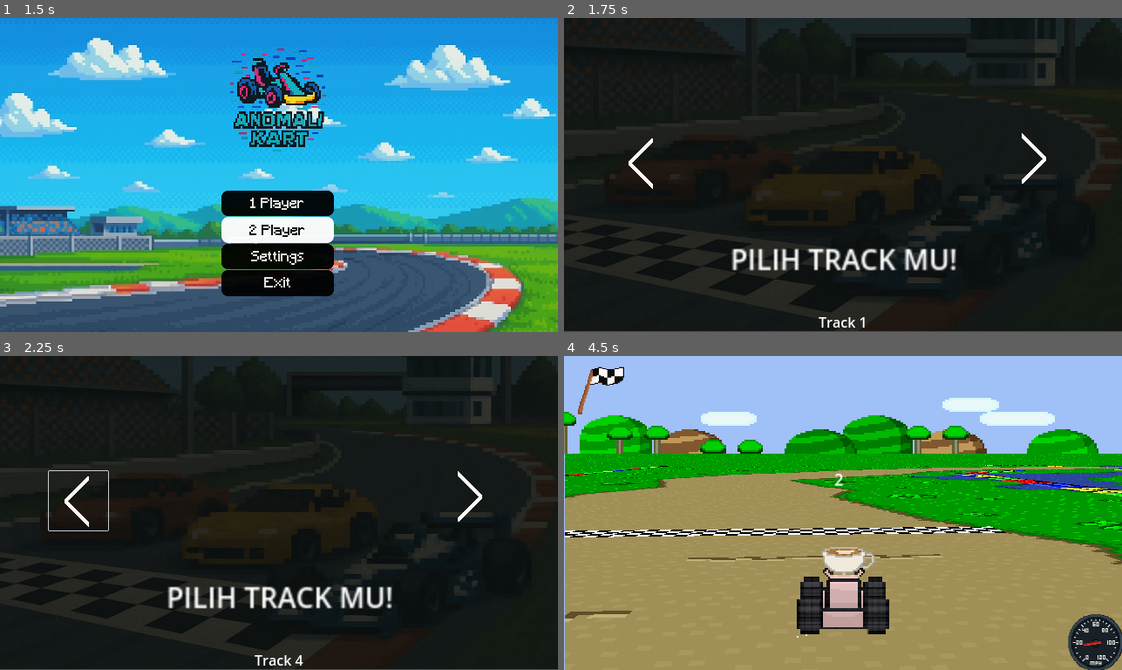
Above: before the commit, frames 1-4 (two rows, left to right).
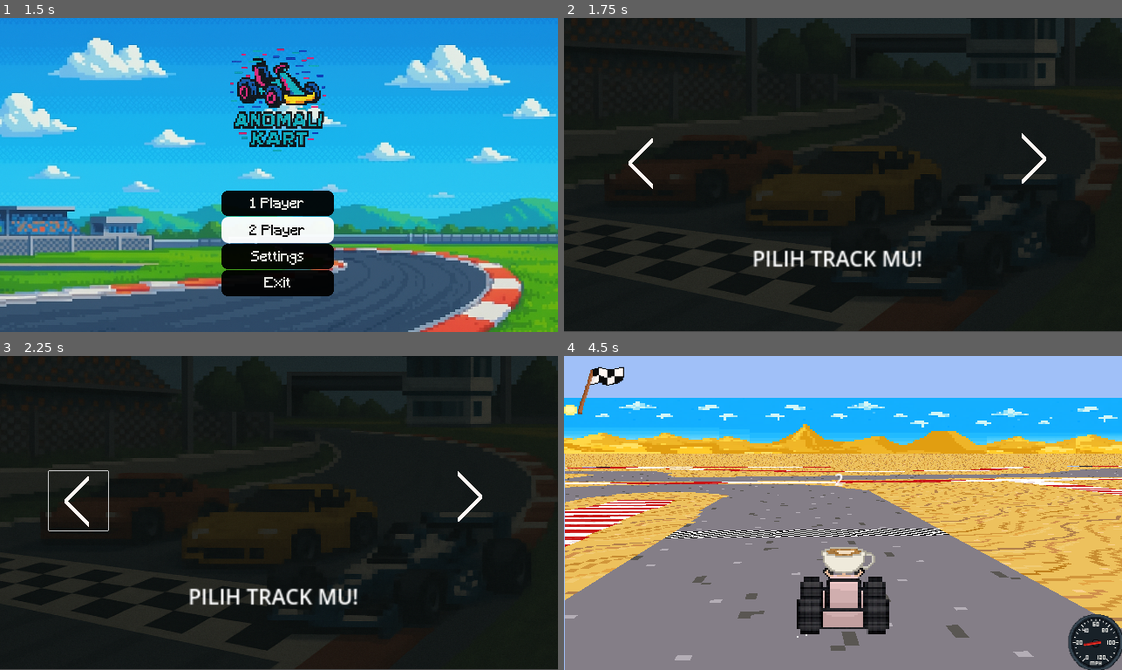
Above: after the commit, the same moments.

Repository: zixzgg32/anomali-kart
Game: Godot game, scene res://Scenes/splashScreen.tscn
The game is run twice, just before and just after one commit, with the same random seed, the same clock (stepped at 60 frames per second) and the same inputs.
Inputs (mouse positions are in pixels of both pictures, inside the frame that each line leads up to):
- Up to frame 1 (1.5 s): tap Enter (ui_accept) at 0.5 s; hold D (Right) 0.53-1.25 s; hold Enter (ui_accept) 0.53-1.25 s; click "2 Player" at 1.25 s
- Up to frame 2 (1.75 s): no input
- Up to frame 3 (2.25 s): click (78, 500) at 2 s
- Up to frame 4 (4.5 s): click (1032, 497) at 2.75 s; tap Enter (ui_accept) at 3.5, 3.6, 3.77, 4.07 s; hold S (Backward) 3.53-4.28 s; hold D (Right) from 4.28 s (still down); hold Enter (ui_accept) from 4.28 s (still down)

Frame 1 is identical in both runs. In frame 2, 2.1% of the frame differs, in the area x 30-71%, y 73-99%; in frame 3, 2.1%; in frame 4, 81%, in the area x 0-100%, y 13-100%.

Commit message:
Added collosion, BGM, and some changes

Diff:
--- a/Scenes/characterSelection.tscn
+++ b/Scenes/characterSelection.tscn
@@ -1,7 +1,8 @@
-[gd_scene load_steps=11 format=3 uid="uid://bl8g0v866geuu"]
+[gd_scene load_steps=12 format=3 uid="uid://bl8g0v866geuu"]
 
 [ext_resource type="Script" uid="uid://bbqoyq62o3gh4" path="res://Scenes/script/character_selection.gd" id="1_883pe"]
 [ext_resource type="Texture2D" uid="uid://cugcssjgx7mt5" path="res://Asset/TPG-Asset-20250518T115225Z-1-001/TPG-Asset/128-frontview-ballerina.png" id="2_e5257"]
+[ext_resource type="AudioStream" uid="uid://0f8wgwv15ci4" path="res://Asset/sound/music/music/mainmenu2.mp3" id="2_fat8i"]
 [ext_resource type="AudioStream" uid="uid://bbmehtt8domrf" path="res://Asset/sound/soundeffect/soundeffect/hit2.mp3" id="2_qs2qt"]
 [ext_resource type="AudioStream" uid="uid://btpedtspmhjn3" path="res://Asset/sound/soundeffect/soundeffect/click.mp3" id="3_230ae"]
 [ext_resource type="Texture2D" uid="uid://rbkobbdftd4e" path="res://Asset/TPG-Asset-20250518T115225Z-1-001/TPG-Asset/128-frontview-cappucinoassasino.png" id="3_m2yrg"]
@@ -22,10 +23,12 @@
 grow_vertical = 2
 script = ExtResource("1_883pe")
 character_names = Array[String]([" Balerina Capucina", "Cappucino Assasino", "Tralalero Tralala", "Tung Tung Tung Sahur"])
+bgm = ExtResource("2_fat8i")
 navigation_sound = ExtResource("2_qs2qt")
 selection_sound = ExtResource("3_230ae")
 
 [node name="Label" type="Label" parent="."]
+top_level = true
 layout_mode = 1
 anchors_preset = 7
 anchor_left = 0.5
@@ -33,8 +36,9 @@
 anchor_right = 0.5
 anchor_bottom = 1.0
 offset_left = -20.0
-offset_top = -23.0
+offset_top = -125.0
 offset_right = 20.0
+offset_bottom = -102.0
 grow_horizontal = 2
 grow_vertical = 0
 
@@ -77,11 +81,11 @@
 
 [node name="Label2" type="Label" parent="."]
 layout_mode = 0
-offset_left = 166.0
-offset_top = 270.0
-offset_right = 321.0
-offset_bottom = 293.0
-scale = Vector2(2, 2)
+offset_left = 203.0
+offset_top = 258.0
+offset_right = 358.0
+offset_bottom = 281.0
+scale = Vector2(1.5, 1.5)
 text = "PILIH ANOMALI MU!"
 
 [node name="LeftButton" type="Button" parent="."]
--- a/Scenes/main.tscn
+++ b/Scenes/main.tscn
@@ -1,21 +1,22 @@
-[gd_scene load_steps=32 format=3 uid="uid://d2glnv32t8md1"]
+[gd_scene load_steps=34 format=3 uid="uid://d2glnv32t8md1"]
 
 [ext_resource type="Texture2D" uid="uid://ckhx0sjrn2xu2" path="res://Temp/Background Color.png" id="1_5044a"]
 [ext_resource type="Script" uid="uid://bxthke0wbpwjq" path="res://Scripts/General/Game.gd" id="1_emb0w"]
 [ext_resource type="Script" uid="uid://dxo1wux5bj8wx" path="res://Scripts/On Screen Elements/BackgroundEffects.gd" id="2_330he"]
-[ext_resource type="Texture2D" uid="uid://cefyc1o8c12cw" path="res://Textures/Tracks/Donut Plains 1 - Sky Line.png" id="3_ht13n"]
 [ext_resource type="Shader" uid="uid://dcbeqwnm716yv" path="res://Scripts/Shaders/ModeSeven.gdshader" id="3_okd74"]
-[ext_resource type="Texture2D" uid="uid://do4l3t6fepcy8" path="res://Textures/Tracks/Donut Plains 1.png" id="3_q5wi2"]
 [ext_resource type="Texture2D" uid="uid://b2p41drytlkxt" path="res://Textures/Tracks/Donut Plains 1 - Tree Line.png" id="3_vt36i"]
-[ext_resource type="Texture2D" uid="uid://cnp7d7djiq0dd" path="res://Textures/Tracks/Grass_Tile.png" id="4_7c8ey"]
 [ext_resource type="Script" uid="uid://b1bl5wnf8vttq" path="res://Scripts/World Elements/Pseudo3D.gd" id="4_s71t4"]
+[ext_resource type="Texture2D" uid="uid://8q1ttsmdd8vr" path="res://Asset/TPG-Asset-20250518T115225Z-1-001/TPG-Asset/background_stage1.png" id="4_u50mg"]
 [ext_resource type="Texture2D" uid="uid://60luu68tdgkn" path="res://Asset/TPG-Asset-20250518T115225Z-1-001/TPG-Asset/Flag (2).png" id="6_gt3je"]
 [ext_resource type="Script" uid="uid://csptjyivkvl3h" path="res://Scripts/General/Collision.gd" id="6_q57ja"]
-[ext_resource type="Texture2D" uid="uid://b56nphrtp74n6" path="res://Textures/Tracks/Donut Plains 1 - Road Type Map.png" id="7_aoipd"]
+[ext_resource type="Texture2D" uid="uid://co5k8mojq65co" path="res://Textures/Texture/Sand.png" id="7_3pmx8"]
 [ext_resource type="Script" uid="uid://dqs3p6n34ligd" path="res://Scripts/On Screen Elements/SpriteHandler.gd" id="7_wmybs"]
 [ext_resource type="Script" uid="uid://b30wiesbyfgrw" path="res://Scripts/World Elements/Racers/Player.gd" id="8_lejxo"]
+[ext_resource type="Texture2D" uid="uid://do4l3t6fepcy8" path="res://Textures/Tracks/Donut Plains 1.png" id="8_u50mg"]
+[ext_resource type="Texture2D" uid="uid://cokjif6nlg3a4" path="res://Asset/New folder/Racetrack1.png" id="10_1w6v2"]
 [ext_resource type="Script" uid="uid://4fv2yvhwf6rr" path="res://Scripts/World Elements/Hazard.gd" id="11_gfs62"]
 [ext_resource type="Texture2D" uid="uid://dwtfoow25238t" path="res://Textures/Racers/Particles/Road_Type_Effects_Sheet.png" id="11_w61pk"]
+[ext_resource type="Texture2D" uid="uid://bvl8fpjh30tjh" path="res://Textures/Tracks/Racetrack1Collision.png" id="12_cbgmd"]
 [ext_resource type="Script" uid="uid://bfboerckacjb" path="res://Scripts/General/AnimationHandler.gd" id="13_6hxns"]
 [ext_resource type="Texture2D" uid="uid://bmlrf65rovmvq" path="res://Asset/Sprites/tung tung tung sahur.png" id="14_b3802"]
 [ext_resource type="Texture2D" uid="uid://d1nvgl514d4vw" path="res://Textures/Hazards/Orange_Pipes.png" id="16_t3snl"]
@@ -23,11 +24,12 @@
 [ext_resource type="Texture2D" uid="uid://iyynhsmk05y8" path="res://Asset/TPG-Asset-20250518T115225Z-1-001/TPG-Asset/speedometer.png" id="19_pdsj5"]
 [ext_resource type="Texture2D" uid="uid://cj4hxj67kvo03" path="res://Asset/TPG-Asset-20250518T115225Z-1-001/TPG-Asset/needle-rotate.png" id="20_ee4r6"]
 [ext_resource type="Script" uid="uid://bly6xon2vy22n" path="res://Scripts/General/needle_rotate.gd" id="21_gt3je"]
+[ext_resource type="AudioStream" uid="uid://c2djqrutm24bd" path="res://Asset/sound/music/music/racing3.mp3" id="24_3pmx8"]
 
 [sub_resource type="ShaderMaterial" id="ShaderMaterial_lhngl"]
 shader = ExtResource("3_okd74")
-shader_parameter/trackTexture = ExtResource("3_q5wi2")
-shader_parameter/grassTexture = ExtResource("4_7c8ey")
+shader_parameter/trackTexture = ExtResource("10_1w6v2")
+shader_parameter/grassTexture = ExtResource("7_3pmx8")
 shader_parameter/mapMatrix = Basis(1, 0, 0, 0, 1, 0, 0, 0, 1)
 
 [sub_resource type="Animation" id="Animation_65qb5"]
@@ -828,7 +830,7 @@
 &"Sink_Splash_Anim": SubResource("Animation_37x3c")
 }
 
-[node name="Main" type="Node2D" node_paths=PackedStringArray("_map", "_collision", "_player", "_spriteHandler", "_animationHandler", "_backgroundElements")]
+[node name="Main" type="Node2D" node_paths=PackedStringArray("_map", "_collision", "_player", "_spriteHandler", "_animationHandler", "_backgroundElements", "bgm_player")]
 script = ExtResource("1_emb0w")
 _map = NodePath("Map")
 _collision = NodePath("Map/Collision Handler")
@@ -836,6 +838,7 @@
 _spriteHandler = NodePath("Sprite Handler")
 _animationHandler = NodePath("Sprite Handler/Animation Handler")
 _backgroundElements = NodePath("Background Elements")
+bgm_player = NodePath("AudioStreamPlayer")
 
 [node name="Background Elements" type="Node2D" parent="." node_paths=PackedStringArray("_skyLine", "_treeLine")]
 script = ExtResource("2_330he")
@@ -853,12 +856,13 @@
 texture_repeat = 2
 position = Vector2(0, 48)
 scale = Vector2(2.67083, 2)
-texture = ExtResource("3_ht13n")
+texture = ExtResource("4_u50mg")
 centered = false
 region_enabled = true
 region_rect = Rect2(0, 0, 240, 32)
 
 [node name="Tree Line" type="Sprite2D" parent="Background Elements"]
+visible = false
 texture_filter = 1
 texture_repeat = 2
 position = Vector2(0, 48)
@@ -886,7 +890,7 @@
 
 [node name="Collision Handler" type="Node" parent="Map"]
 script = ExtResource("6_q57ja")
-_collisionMap = ExtResource("7_aoipd")
+_collisionMap = ExtResource("12_cbgmd")
 _wallColor = Color(0.4, 0.4, 0.4, 1)
 _roadTypeColors = Array[Color]([Color(0, 0, 0, 1), Color(1, 1, 1, 1), Color(0.8, 0.8, 0.8, 1), Color(0.603922, 0.603922, 0.603922, 1), Color(0.4, 0.4, 0.4, 1), Color(0.2, 0.2, 0.2, 1)])
 
@@ -901,6 +905,7 @@
 _movementDeaccel = 160.0
 _collisionHandler = NodePath("../../../Map/Collision Handler")
 _spriteGFX = NodePath("GFX")
+_mapPosition = Vector3(379, 0, 490)
 
 [node name="GFX" type="Sprite2D" parent="Sprite Handler/Racers/Player"]
 z_as_relative = false
@@ -1184,3 +1189,7 @@
 position = Vector2(40, 45)
 scale = Vector2(0.4, 0.4)
 texture = ExtResource("6_gt3je")
+
+[node name="AudioStreamPlayer" type="AudioStreamPlayer" parent="."]
+stream = ExtResource("24_3pmx8")
+autoplay = true
--- a/Scenes/mainMenu.tscn
+++ b/Scenes/mainMenu.tscn
@@ -1,9 +1,10 @@
-[gd_scene load_steps=6 format=3 uid="uid://bnkkx3amswyr3"]
+[gd_scene load_steps=7 format=3 uid="uid://bnkkx3amswyr3"]
 
 [ext_resource type="Script" uid="uid://cludtng8uxfa7" path="res://Scenes/script/main_menu.gd" id="1_401c2"]
 [ext_resource type="Texture2D" uid="uid://hrd5w4rb7h7o" path="res://Asset/background/background menu.png" id="1_dva2s"]
 [ext_resource type="AudioStream" uid="uid://btpedtspmhjn3" path="res://Asset/sound/soundeffect/soundeffect/click.mp3" id="2_3uny1"]
 [ext_resource type="Texture2D" uid="uid://dpvk03m77sln1" path="res://Asset/Logo/anomalikart pixel.png" id="3_nup18"]
+[ext_resource type="AudioStream" uid="uid://dq6ppm1gsi8cn" path="res://Asset/sound/music/music/mainmenu1.wav" id="3_v10og"]
 [ext_resource type="Theme" uid="uid://dt4yxd8p8sbj8" path="res://Asset/Theme/button.tres" id="4_nup18"]
 
 [node name="Control" type="Control"]
@@ -16,6 +17,7 @@
 grow_vertical = 2
 script = ExtResource("1_401c2")
 click_sound = ExtResource("2_3uny1")
+bgm = ExtResource("3_v10og")
 
 [node name="background" type="Sprite2D" parent="."]
 position = Vector2(321, 212)
--- a/Scenes/script/character_selection.gd
+++ b/Scenes/script/character_selection.gd
@@ -7,12 +7,14 @@
 	"Character3",
 	"Character4"
 ]
+@export var bgm: AudioStream
 @export var navigation_sound: AudioStream
 @export var selection_sound: AudioStream
-# Nama tombol sebagai string
+@export var bgm_volume: float = -10.0
 @export var left_button_name: String = "LeftButton"
 @export var right_button_name: String = "RightButton"
 
+var bgm_player: AudioStreamPlayer
 var current_index: int = 0
 var audio_player: AudioStreamPlayer
 var left_button: Button
@@ -23,11 +25,18 @@
 	audio_player = AudioStreamPlayer.new()
 	add_child(audio_player)
 
-	# Mencari tombol berdasarkan nama
+	bgm_player = AudioStreamPlayer.new()
+	add_child(bgm_player)
+	if bgm:
+		bgm_player.stream = bgm
+		bgm_player.volume_db = bgm_volume
+		bgm_player.play()
+
+
 	left_button = get_node_or_null(left_button_name) as Button
 	right_button = get_node_or_null(right_button_name) as Button
 
-	# Hubungkan sinyal jika tombol ditemukan
+
 	if left_button:
 		left_button.pressed.connect(_on_left_button_pressed)
 	else:
@@ -87,9 +96,17 @@
 
 func confirm_selection():
 	play_sound(selection_sound)
+	fade_out_bgm()
 	Globals.selected_character_index = current_index
 	get_tree().change_scene_to_file("res://Scenes/trackSelection.tscn")
 
 func go_back():
 	play_sound(navigation_sound)
 	get_tree().change_scene_to_file("res://Scenes/mainMenu.tscn")
+
+func fade_out_bgm(duration: float = 0.5):
+	var tween = create_tween()
+	tween.tween_property(bgm_player, "volume_db", -80.0, duration)
+	await tween.finished
+	bgm_player.stop()
+	bgm_player.volume_db = bgm_volume
--- a/Scenes/script/main_menu.gd
+++ b/Scenes/script/main_menu.gd
@@ -1,16 +1,29 @@
 extends Control
 
 @export var fade_duration: float = 1.0
-@export var click_sound: AudioStream # Biarkan ini kosong di inspector dan assign file suara Anda
+@export var click_sound: AudioStream
+@export var bgm: AudioStream
+@export var bgm_volume: float = -10.0
 
 var audio_player: AudioStreamPlayer
+var bgm_player: AudioStreamPlayer
 
 func _ready():
+	# Setup audio player untuk sound effects
 	audio_player = AudioStreamPlayer.new()
 	add_child(audio_player)
 
 	if click_sound:
 		audio_player.stream = click_sound
+
+	# Setup BGM player
+	bgm_player = AudioStreamPlayer.new()
+	add_child(bgm_player)
+
+	if bgm:
+		bgm_player.stream = bgm
+		bgm_player.volume_db = bgm_volume
+		bgm_player.play()
 
 	# Mulai dengan transparansi penuh
 	modulate = Color(1, 1, 1, 0)
@@ -30,30 +43,41 @@
 	var tween = create_tween()
 	tween.tween_property(self, "modulate:a", 1.0, fade_duration)
 
+func set_bgm_volume(volume: float):
+	if bgm_player:
+		bgm_player.volume_db = volume
+
+func stop_bgm():
+	if bgm_player:
+		bgm_player.stop()
+
+func play_bgm():
+	if bgm_player and bgm_player.stream and not bgm_player.playing:
+		bgm_player.play()
+
 func _on_single_player_pressed():
 	play_click_sound()
-	# Logika untuk tombol Single Player
 	print("Single Player button pressed")
-	await get_tree().create_timer(0.2).timeout # Tunggu sedikit agar suara terdengar
+	stop_bgm()
+	await get_tree().create_timer(0.2).timeout
 	get_tree().change_scene_to_file("res://Scenes/characterSelection.tscn")
 
 func _on_multiplayer_pressed():
 	play_click_sound()
-	# Logika untuk tombol Multiplayer
 	print("Multiplayer button pressed")
+	stop_bgm()
 	await get_tree().create_timer(0.2).timeout
 	get_tree().change_scene_to_file("res://Scenes/trackSelection.tscn")
 
 func _on_settings_pressed():
 	play_click_sound()
-	# Logika untuk tombol Settings
 	print("Settings button pressed")
 	await get_tree().create_timer(0.2).timeout
 	get_tree().change_scene_to_file("res://Scenes/settings.tscn")
 
 func _on_exit_pressed():
 	play_click_sound()
-	# Logika untuk tombol Exit
 	print("Exit button pressed")
+	stop_bgm()
 	await get_tree().create_timer(0.2).timeout
 	get_tree().quit()
--- a/Scenes/script/track_selection.gd
+++ b/Scenes/script/track_selection.gd
@@ -7,21 +7,30 @@
 	"Track3",
 	"Track4"
 ]
+@export var bgm: AudioStream
 @export var navigation_sound: AudioStream
 @export var selection_sound: AudioStream
 @export var left_button_name: String = "LeftButton"
 @export var right_button_name: String = "RightButton"
+@export var bgm_volume: float = -10.0
 
 var current_index: int = 0
 var audio_player: AudioStreamPlayer
 var left_button: Button
 var right_button: Button
 var back_button: Button
+var bgm_player: AudioStreamPlayer
 
 func _ready():
 	# Initialize audio player
 	audio_player = AudioStreamPlayer.new()
 	add_child(audio_player)
+	bgm_player = AudioStreamPlayer.new()
+	add_child(bgm_player)
+	if bgm:
+		bgm_player.stream = bgm
+		bgm_player.volume_db = bgm_volume
+		bgm_player.play()
 
 	# Setup buttons
 	setup_buttons()
@@ -30,6 +39,8 @@
 	initialize_tracks()
 
 	update_selection()
+
+
 
 func setup_buttons():
 	left_button = get_node_or_null(left_button_name) as Button
@@ -94,6 +105,7 @@
 
 func confirm_selection():
 	play_sound(selection_sound)
+	fade_out_bgm()
 	Globals.selected_track_index = current_index
 	print("Track selected: ", track_names[current_index])
 	get_tree().change_scene_to_file("res://Scenes/main.tscn")
@@ -101,3 +113,10 @@
 func go_back():
 	play_sound(navigation_sound)
 	get_tree().change_scene_to_file("res://Scenes/characterSelection.tscn")
+
+func fade_out_bgm(duration: float = 0.5):
+	var tween = create_tween()
+	tween.tween_property(bgm_player, "volume_db", -80.0, duration)
+	await tween.finished
+	bgm_player.stop()
+	bgm_player.volume_db = bgm_volume
--- a/Scenes/trackSelection.tscn
+++ b/Scenes/trackSelection.tscn
@@ -1,6 +1,7 @@
-[gd_scene load_steps=11 format=3 uid="uid://clnswsd714mem"]
+[gd_scene load_steps=12 format=3 uid="uid://clnswsd714mem"]
 
 [ext_resource type="Script" uid="uid://bpydggaj7j0s1" path="res://Scenes/script/track_selection.gd" id="1_n15fk"]
+[ext_resource type="AudioStream" uid="uid://0f8wgwv15ci4" path="res://Asset/sound/music/music/mainmenu2.mp3" id="2_0f3pg"]
 [ext_resource type="Texture2D" uid="uid://cokjif6nlg3a4" path="res://Asset/New folder/Racetrack1.png" id="2_15gxc"]
 [ext_resource type="AudioStream" uid="uid://bbmehtt8domrf" path="res://Asset/sound/soundeffect/soundeffect/hit2.mp3" id="2_aogdj"]
 [ext_resource type="AudioStream" uid="uid://btpedtspmhjn3" path="res://Asset/sound/soundeffect/soundeffect/click.mp3" id="3_0f3pg"]
@@ -20,6 +21,7 @@
 grow_horizontal = 2
 grow_vertical = 2
 script = ExtResource("1_n15fk")
+bgm = ExtResource("2_0f3pg")
 navigation_sound = ExtResource("2_aogdj")
 selection_sound = ExtResource("3_0f3pg")
 
@@ -31,8 +33,9 @@
 anchor_right = 0.5
 anchor_bottom = 1.0
 offset_left = -20.0
-offset_top = -23.0
+offset_top = -127.0
 offset_right = 20.0
+offset_bottom = -104.0
 grow_horizontal = 2
 grow_vertical = 0
 
@@ -77,21 +80,22 @@
 texture = ExtResource("5_aogdj")
 
 [node name="Sprite2D" type="Sprite2D" parent="."]
-show_behind_parent = true
 position = Vector2(322.45, 78)
 scale = Vector2(0.62998, 0.548047)
 texture = ExtResource("6_m0ugf")
 
 [node name="Label2" type="Label" parent="."]
-offset_left = 191.0
-offset_top = 253.0
-offset_right = 325.0
-offset_bottom = 276.0
-scale = Vector2(2, 2)
+layout_mode = 0
+offset_left = 216.0
+offset_top = 258.0
+offset_right = 350.0
+offset_bottom = 281.0
+scale = Vector2(1.5, 1.5)
 text = "PILIH TRACK MU!"
 
 [node name="LeftButton" type="Button" parent="."]
 top_level = true
+layout_mode = 0
 offset_left = 56.0
 offset_top = 132.0
 offset_right = 192.0
@@ -104,6 +108,7 @@
 
 [node name="RightButton" type="Button" parent="."]
 top_level = true
+layout_mode = 0
 offset_left = 571.0
 offset_top = 196.0
 offset_right = 707.0
--- a/Scripts/General/Game.gd
+++ b/Scripts/General/Game.gd
@@ -6,6 +6,7 @@
 @export var _spriteHandler : Node2D
 @export var _animationHandler : Node
 @export var _backgroundElements : Node2D
+@export var bgm_player : AudioStreamPlayer
 
 var character_textures := [
 	"res://Asset/Sprites/a5.png",
@@ -14,13 +15,13 @@
 	"res://Asset/Sprites/tung tung tung sahur.png"
 ]
 
-
 func _ready():
 	var selected_index = Globals.selected_character_index
 	var texture_path = character_textures[selected_index]
 	var texture = load(texture_path)
 	var countdown = preload("res://Scenes/countdown.tscn").instantiate()
 	add_child(countdown)
+
 	_player.set_character_sprite(texture)
 	_map.Setup(Globals.screenSize, _player)
 	_collision.Setup()
@@ -28,6 +29,9 @@
 	_spriteHandler.Setup(_map.ReturnWorldMatrix(), _map.texture.get_size().x, _player)
 	_animationHandler.Setup(_player)
 
+	if bgm_player:
+		bgm_player.play()
+
 func _process(_delta):
 	_map.Update(_player)
 	_player.Update(_map.ReturnForward())
Not shown: 1 places in Scenes/main.tscn that only renumber resources
Binary file added: Textures/Texture/Sand.png
Not shown, added: Textures/Texture/Sand.png.import
Binary file added: Textures/Tracks/Racetrack1Collision.png
Not shown, added: Textures/Tracks/Racetrack1Collision.png.import
